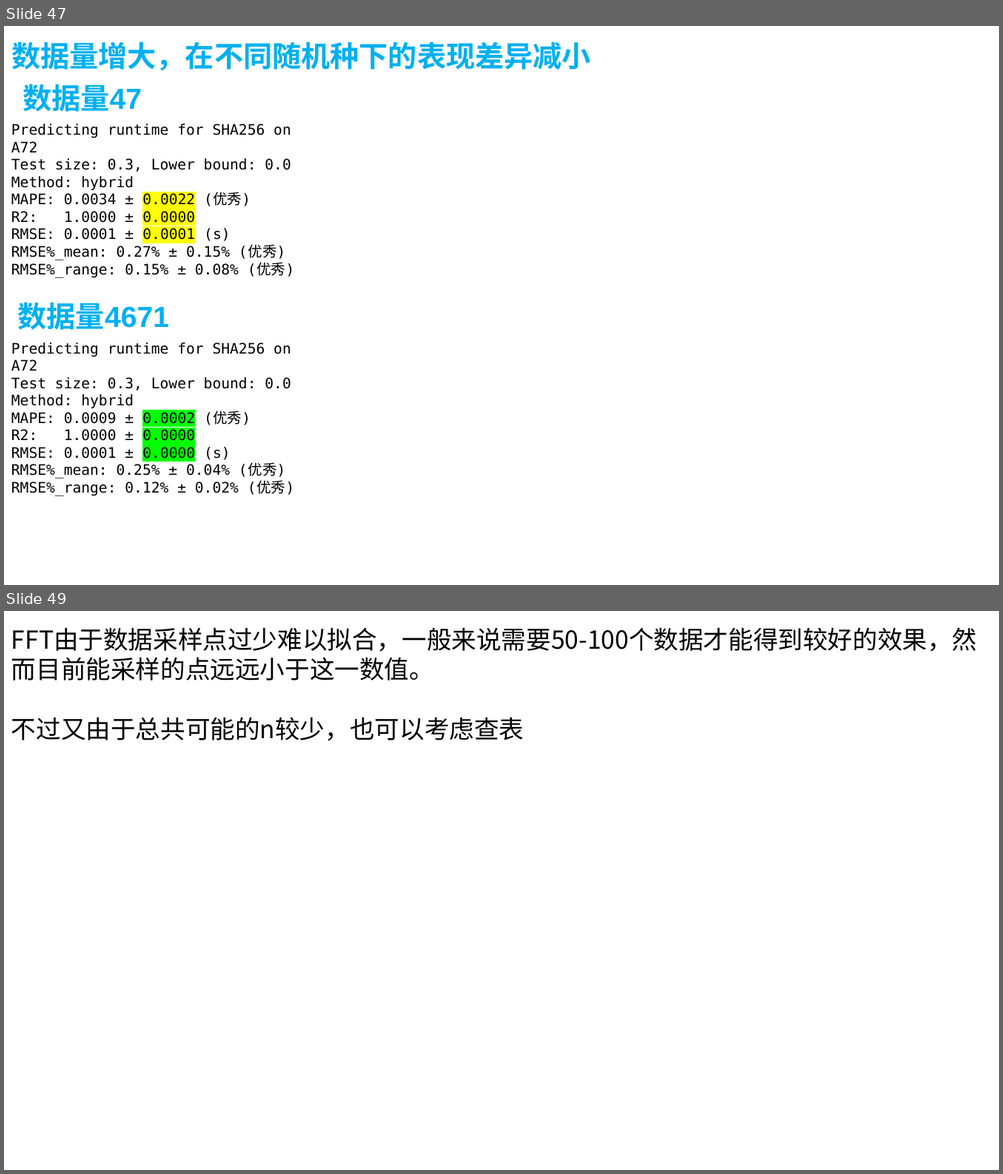
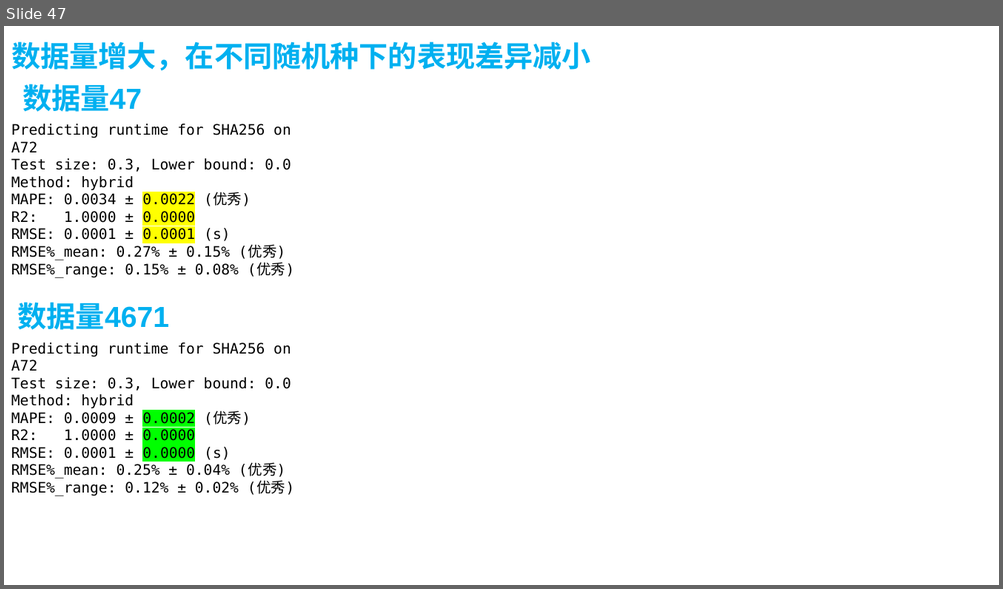
Before and after one commit to AE-26710/Time-Prediction, a slide deck: R5.pptx. Shown one above the other, each under a label of ours: slides 47 and 49 before the commit, slide 47 after it; the slides between them are not shown. The pictures are 1003x1174 and 1003x589 pixels, drawn with LibreOffice and Linux fonts; fonts in the diff are those of the drawing. Boxes give left, top, right and bottom in pixels: in the first picture for what was removed or moved away, otherwise in the second. Text is boxed around its words. In the diff, an @@ line names an element or a change of style, - is before the commit and + after.

Commit message:
10/30 Update
添加KF在A72上的数据

```diff
--- a/R5.pptx
+++ b/R5.pptx
@@ slide 49 removed at [4,611,999,1170], background #FFFFFF @@
@@ text removed at [11,627,976,741] @@
-FFT由于数据采样点过少难以拟合，一般来说需要50-100个数据才能得到较好的效果，然而目前能采样的点远远小于这一数值。
-不过又由于总共可能的n较少，也可以考虑查表
```
Also in this commit, not shown: 1 slide changed, 2 slides added, 1 other slide removed, 5 other files.
